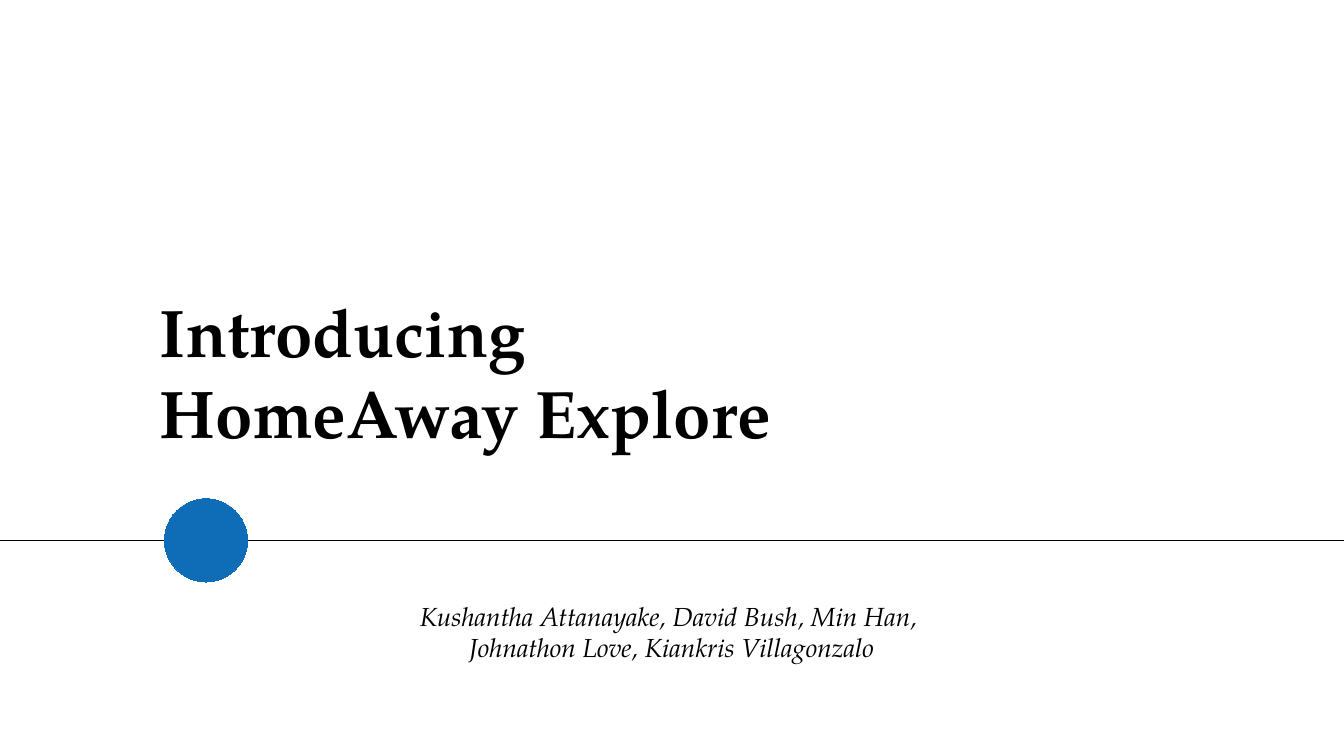
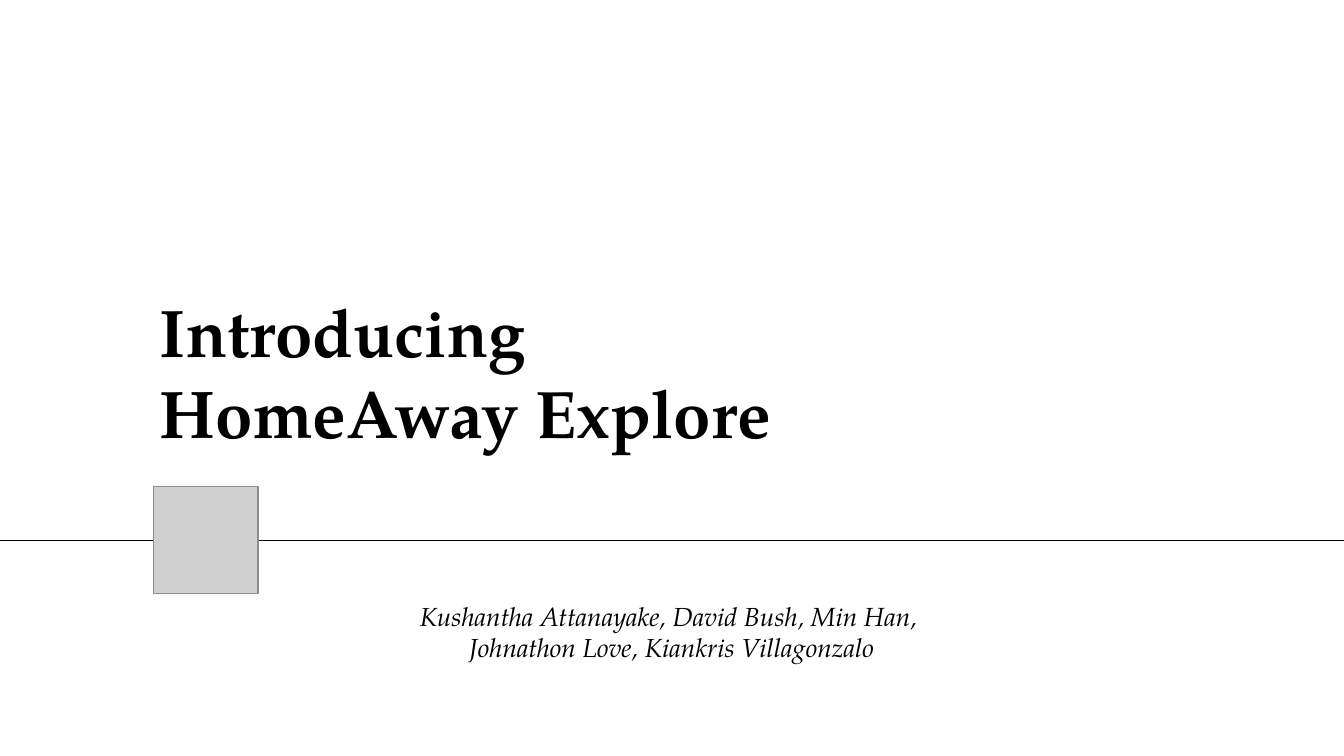
Before and after one commit to kiankris/HomeAwayHackathon, a slide deck: slide 1 of Homeaway Data/HomeAway Hackathon Final.pptx. Drawn at 1344x756 pixels with LibreOffice and Linux fonts; fonts in the diff are those of the drawing; grey boxes stand for pictures; background and template pictures are left out. Boxes give left, top, right and bottom in pixels: in the first picture for what was removed or moved away, otherwise in the second. Text is boxed around its words. In the diff, an @@ line names an element or a change of style, - is before the commit and + after.

```diff
--- a/Homeaway Data/HomeAway Hackathon Final.pptx
+++ b/Homeaway Data/HomeAway Hackathon Final.pptx
@@ picture added at bbox=[153, 487, 258, 593] @@
@@ ellipse removed at bbox=[164, 499, 247, 582] @@
```
Also in this commit, not shown: 2 other slides changed.
